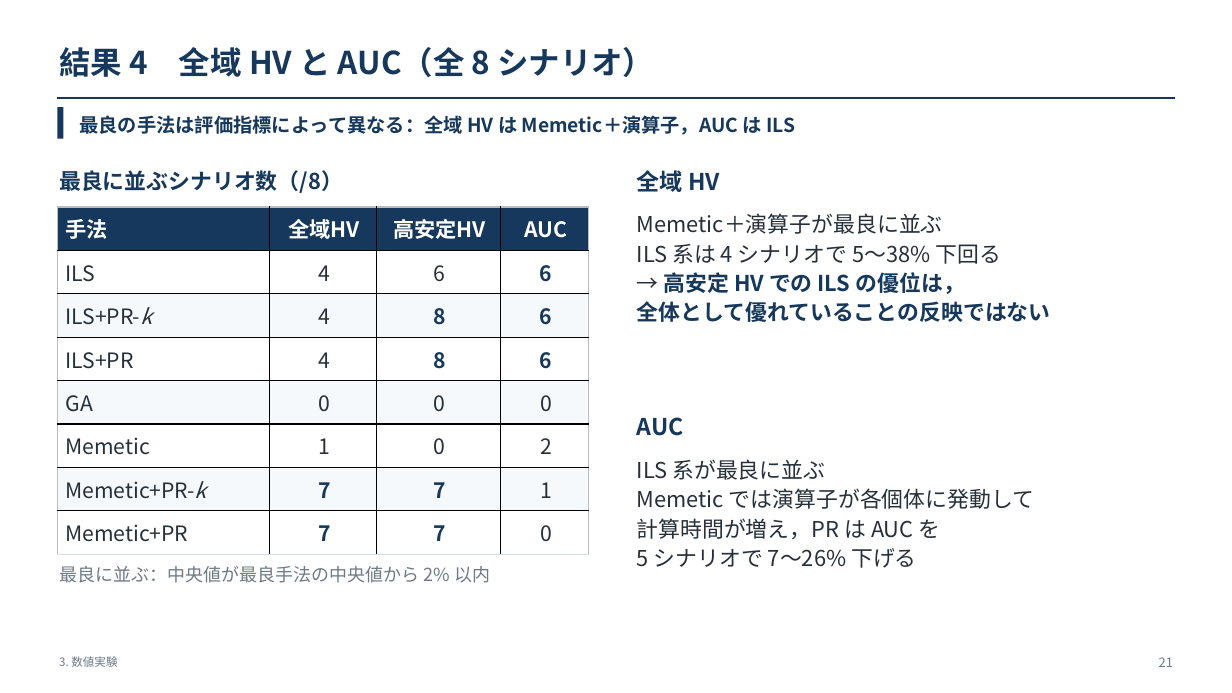
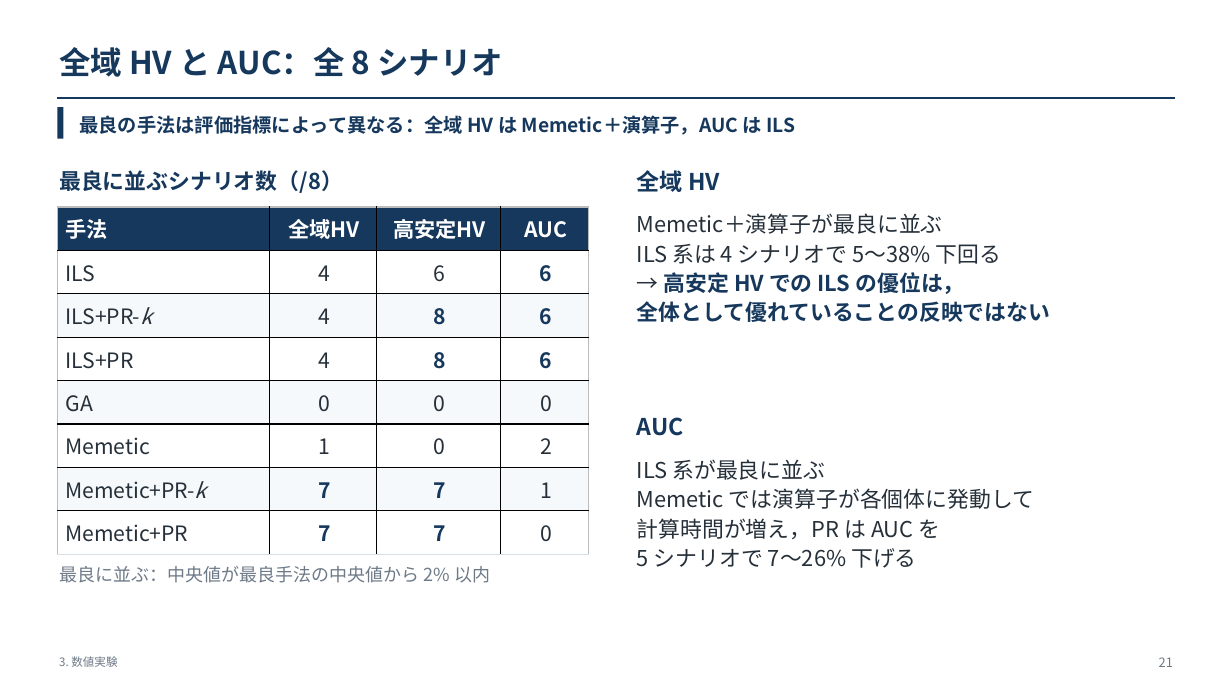
Before and after one commit to kitotakumi/stability_scheduling, a slide deck: slide 21 of doc/presentation_materials/JIMA2026fall_発表.pptx. Drawn at 1232x693 pixels with LibreOffice and Linux fonts; fonts in the diff are those of the drawing. Boxes give left, top, right and bottom in pixels: in the first picture for what was removed or moved away, otherwise in the second. Text is boxed around its words. In the diff, an @@ line names an element or a change of style, - is before the commit and + after.

```diff
--- a/doc/presentation_materials/JIMA2026fall_発表.pptx
+++ b/doc/presentation_materials/JIMA2026fall_発表.pptx
@@ text at <box>59,47,503,77</box>: text changed @@
-結果 4 全域 HV と AUC（全 8 シナリオ）
+全域 HV と AUC：全 8 シナリオ
```
Also in this commit, not shown: 7 other slides changed, 4 other files.
